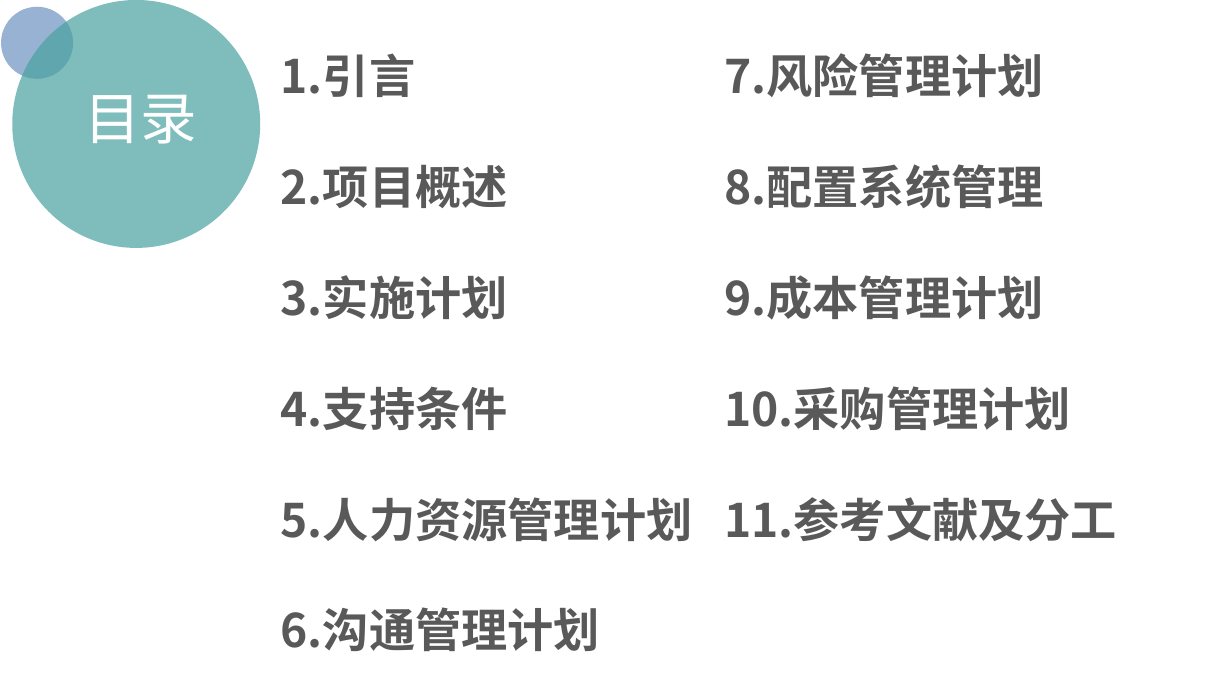
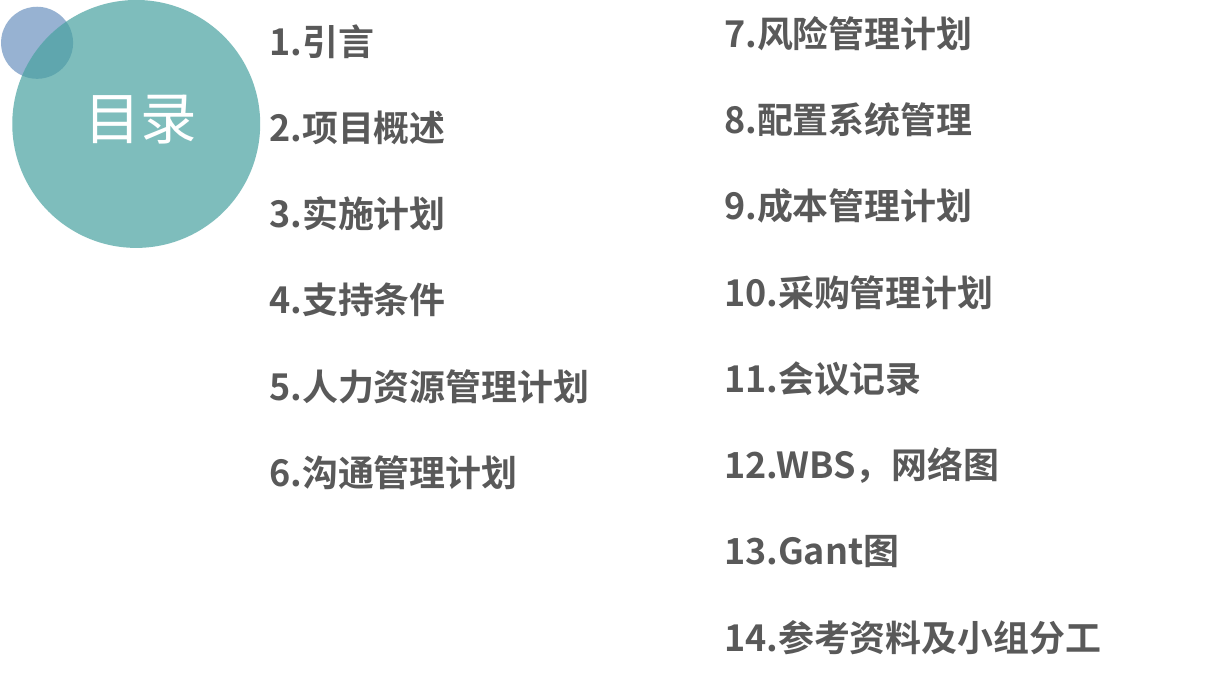
Before and after one commit to PRD2018/PRD2018-G15, a slide deck: slide 3 of 受控文档/01-需求工程项目计划/[PRD-15]需求工程项目计划.pptx. Drawn at 1232x693 pixels with LibreOffice and Linux fonts; fonts in the diff are those of the drawing; background and template pictures are left out. Boxes give left, top, right and bottom in pixels: in the first picture for what was removed or moved away, otherwise in the second. Text is boxed around its words. In the diff, an @@ line names an element or a change of style, - is before the commit and + after.

Commit message:
2018-11-19
需求计划PPT

```diff
--- a/受控文档/01-需求工程项目计划/[PRD-15]需求工程项目计划.pptx
+++ b/受控文档/01-需求工程项目计划/[PRD-15]需求工程项目计划.pptx
@@ text "1.引言": place and size @@
-text "1.引言" at bbox=[281, 53, 693, 651]
+text "1.引言" at bbox=[269, 24, 589, 490]
@@ text "1.引言" at bbox=[269, 24, 589, 490]: size 36 to 28 pt @@
@@ text "7.风险管理计划": place and size @@
-text "7.风险管理计划" at bbox=[724, 53, 1117, 541]
+text "7.风险管理计划" at bbox=[724, 16, 1101, 654]
@@ text at bbox=[724, 16, 993, 310]: size 36 to 28 pt in "7.风险管理计划", "8.配置系统管理", "9.成本管理计划", "10.采购管理计划" @@
@@ text at bbox=[724, 361, 1101, 654]: text changed; size 36 to 28 pt @@
-11.参考文献及分工
+11.会议记录
+12.WBS，网络图
+13.Gant图
+14.参考资料及小组分工
```
Also in this commit, not shown: 6 other slides changed, 11 slides added.
